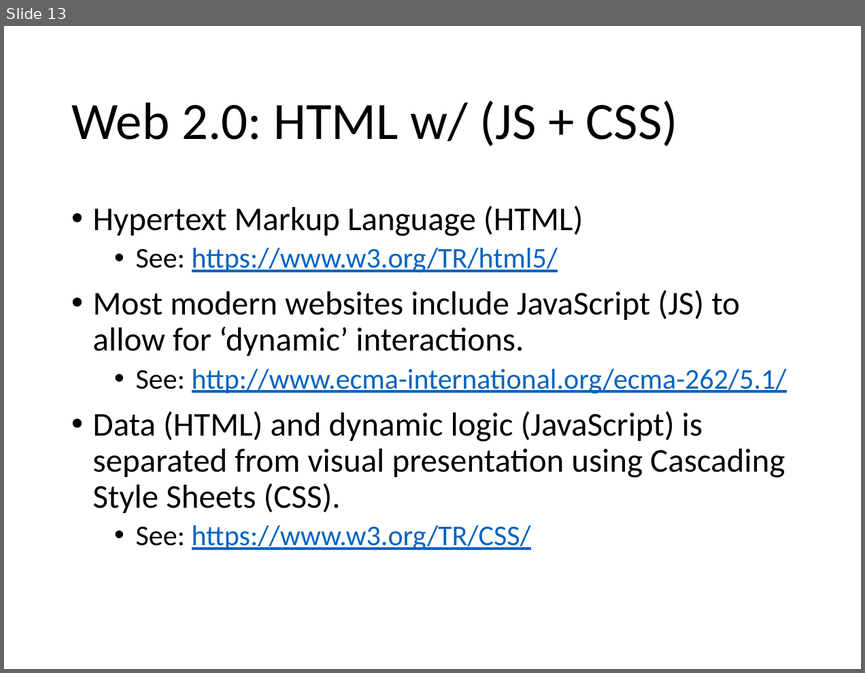
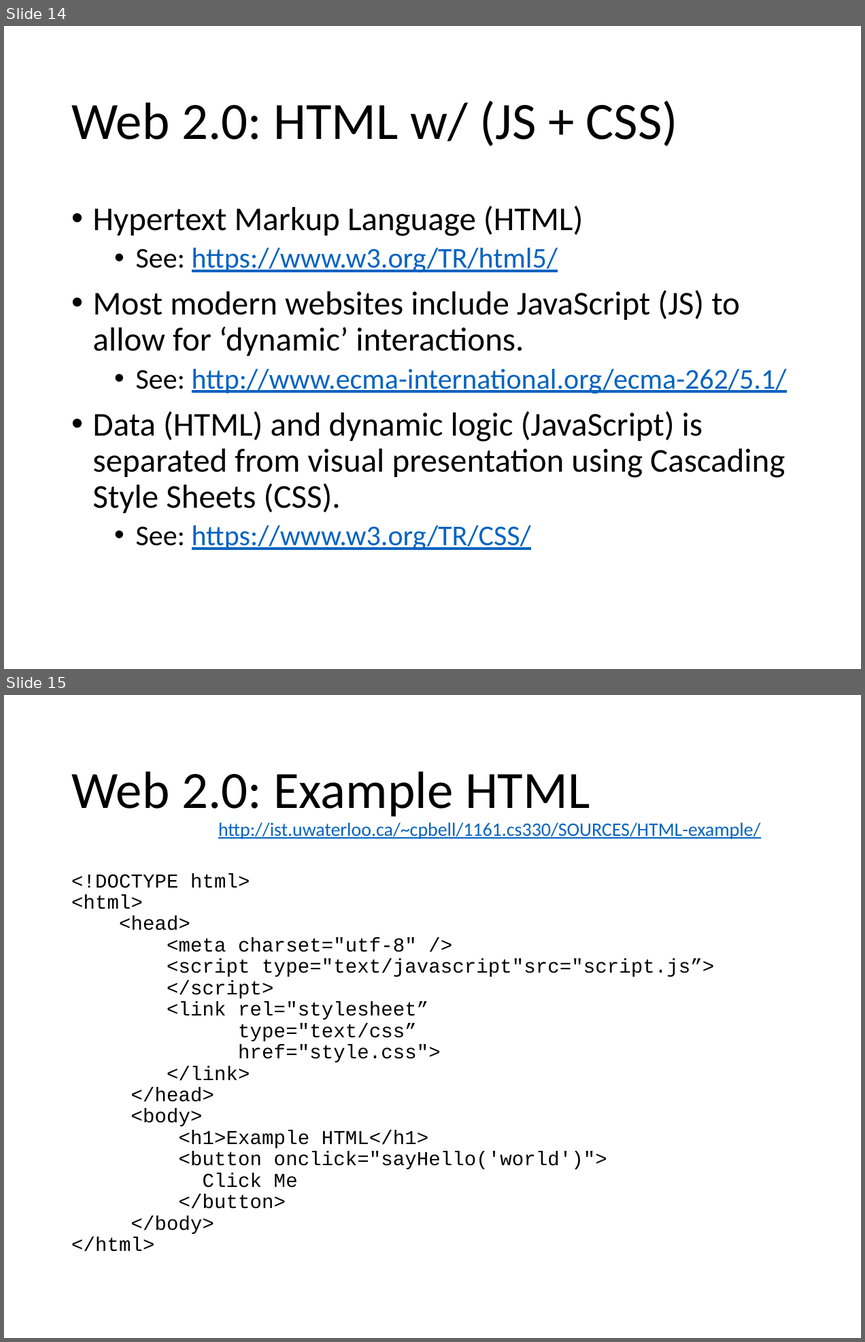
Before and after one commit to colinbellCA/1161.cs330-uwaterloo-sematic_analytics, a slide deck: 1161.cs330-social_graphs_and_semantic_analytics.pptx. Shown one above the other, each under a label of ours: slide 13 before the commit, slides 14 and 15 after it. The pictures are 865x673 and 865x1342 pixels, drawn with LibreOffice and Linux fonts; fonts in the diff are those of the drawing. Boxes give left, top, right and bottom in pixels: in the first picture for what was removed or moved away, otherwise in the second. Text is boxed around its words. In the diff, an @@ line names an element or a change of style, - is before the commit and + after.

```diff
--- a/1161.cs330-social_graphs_and_semantic_analytics.pptx
+++ b/1161.cs330-social_graphs_and_semantic_analytics.pptx
@@ slide 15 added at (x1=4, y1=695, x2=861, y2=1338), background #FFFFFF @@
@@ title added at (x1=71, y1=771, x2=590, y2=817), 44 pt, text #000000 @@
+Web 2.0: Example HTML
@@ text added at (x1=218, y1=822, x2=760, y2=839), 16 pt, text #0563C1, underline @@
+http://ist.uwaterloo.ca/~cpbell/1161.cs330/SOURCES/HTML-example/
@@ text added at (x1=71, y1=873, x2=714, y2=1251), 16.6 pt, text #000000 @@
+<!DOCTYPE html>
+<html>
+<head>
+<meta charset="utf-8" />
+<script type="text/javascript"src="script.js”>
+</script>
+<link rel="stylesheet”
+type="text/css”
+href="style.css">
+</link>
+</head>
+<body>
+<h1>Example HTML</h1>
+<button onclick="sayHello('world')">
+Click Me
+</button>
+</body>
+</html>
@@ what was slide 13 is now slide 14 @@
```
Also in this commit, not shown: 9 slides changed, 8 other slides added, 3 other files.
